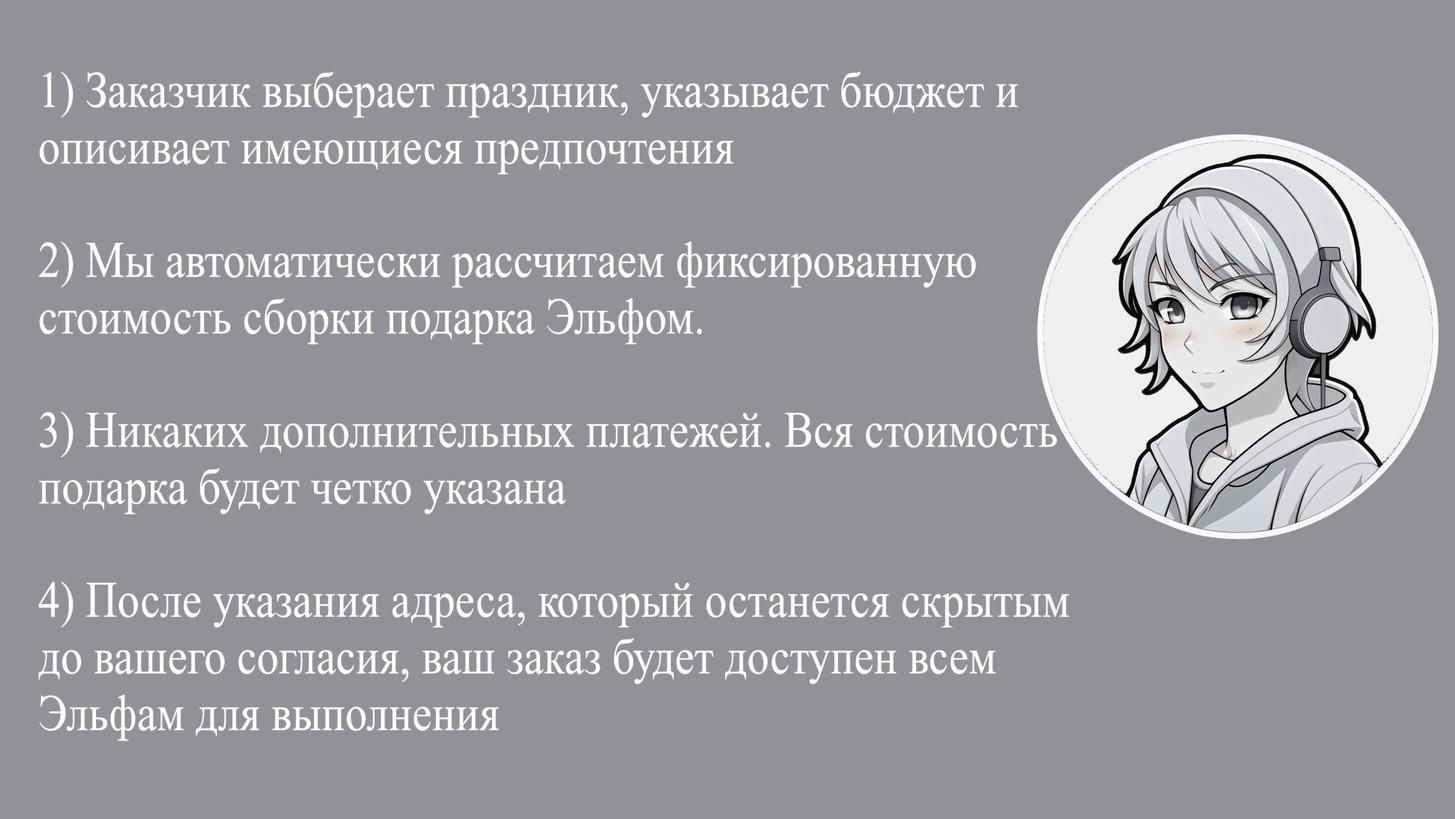
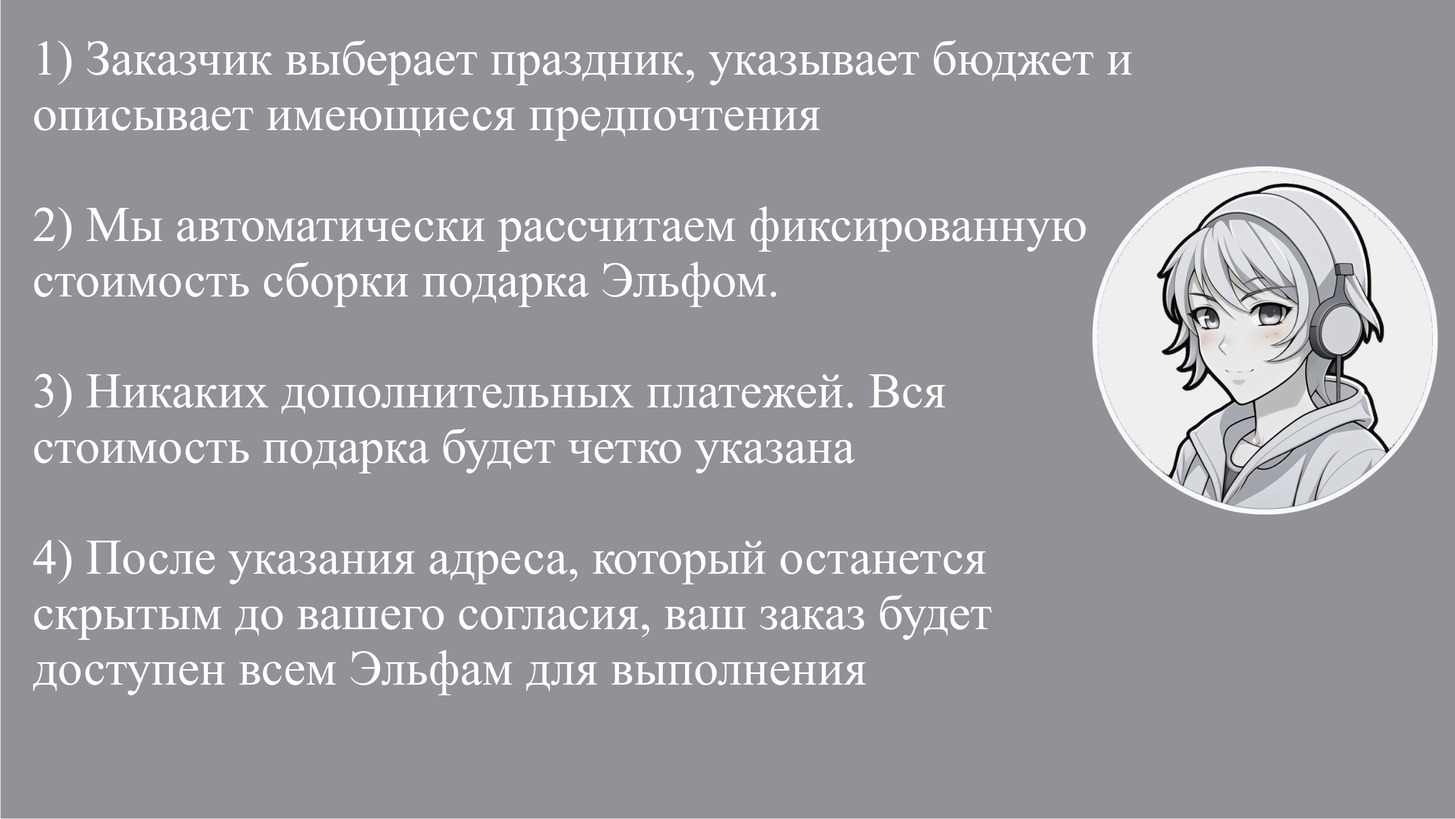
Two versions of the same layered image (1455x819). Layer-by-layer changes:
painted on "Копия photo_2023-09-12_14-12-44.jpg" over [1036, 133, 1439, 540]
removed layer "Вставленный слой" over [0, 0, 1455, 819]
added layer "1) Заказчик выберает праздник,..." above "Копия Вставленный слой" over [33, 39, 1132, 696]
added layer "Копия Вставленный слой" over [33, 39, 1439, 742]
